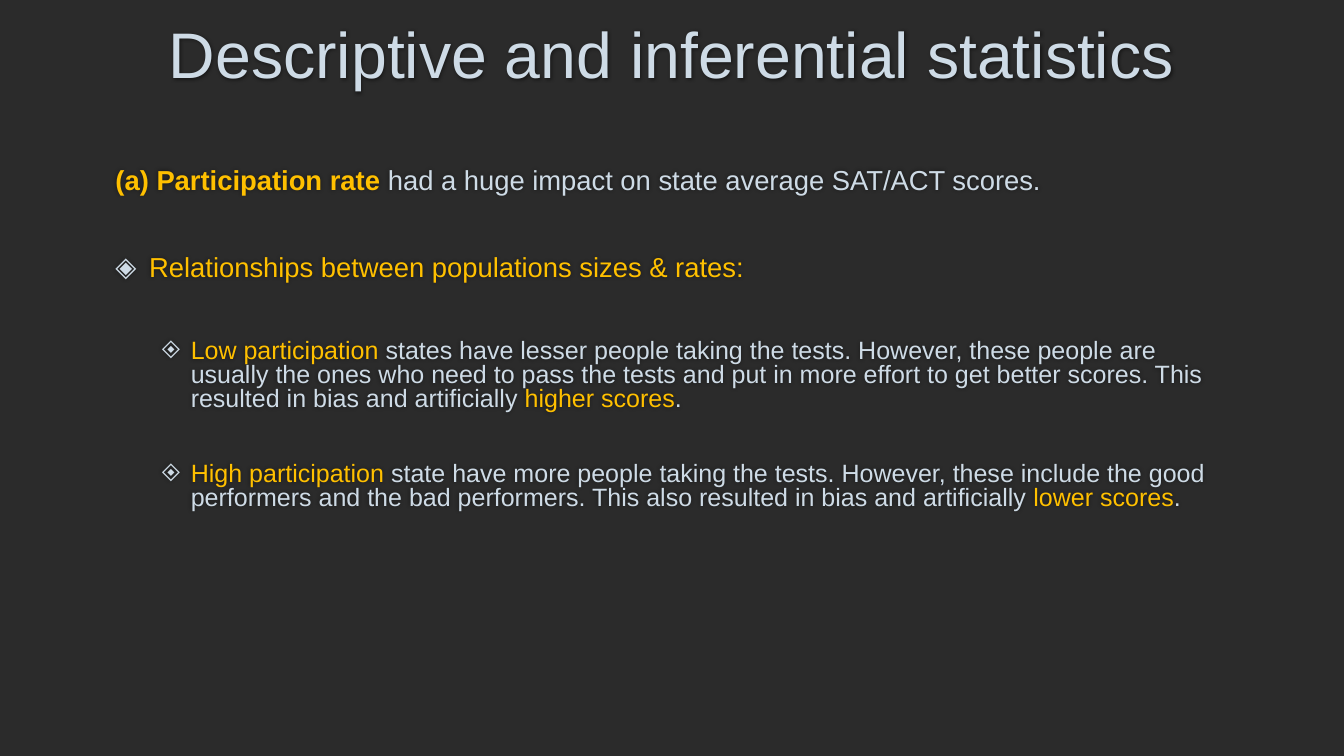
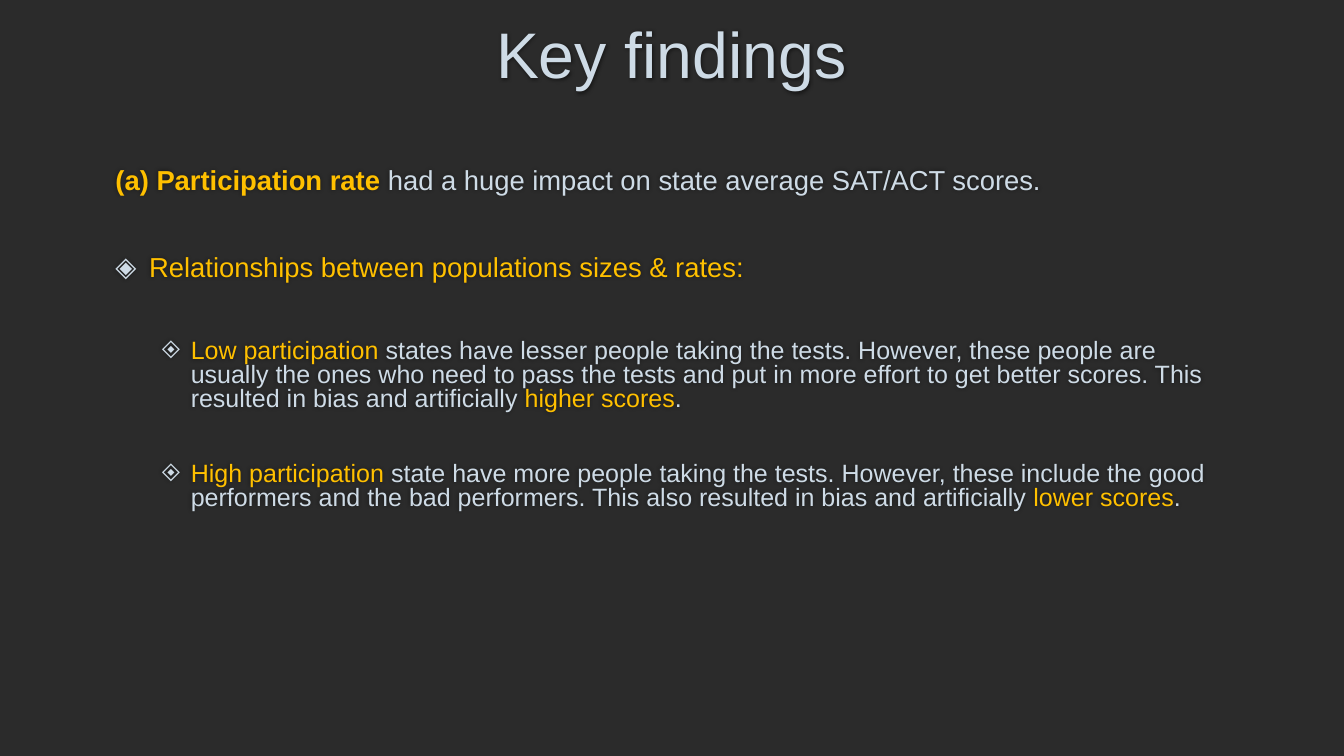
Before and after one commit to GitJeffreySim/dsiprojects, a slide deck: slide 7 of project_1/Project_1_presentation_joint.pptx. Drawn at 1344x756 pixels with LibreOffice and Linux fonts; fonts in the diff are those of the drawing; background and template pictures are left out; a plain dark background stands for a picture behind light text. Boxes give left, top, right and bottom in pixels: in the first picture for what was removed or moved away, otherwise in the second. Text is boxed around its words. In the diff, an @@ line names an element or a change of style, - is before the commit and + after.

```diff
--- a/project_1/Project_1_presentation_joint.pptx
+++ b/project_1/Project_1_presentation_joint.pptx
@@ title at (496, 31, 847, 91): text changed @@
-Descriptive and inferential statistics
+Key findings
```
Also in this commit, not shown: 7 other slides changed, 50 other files.
